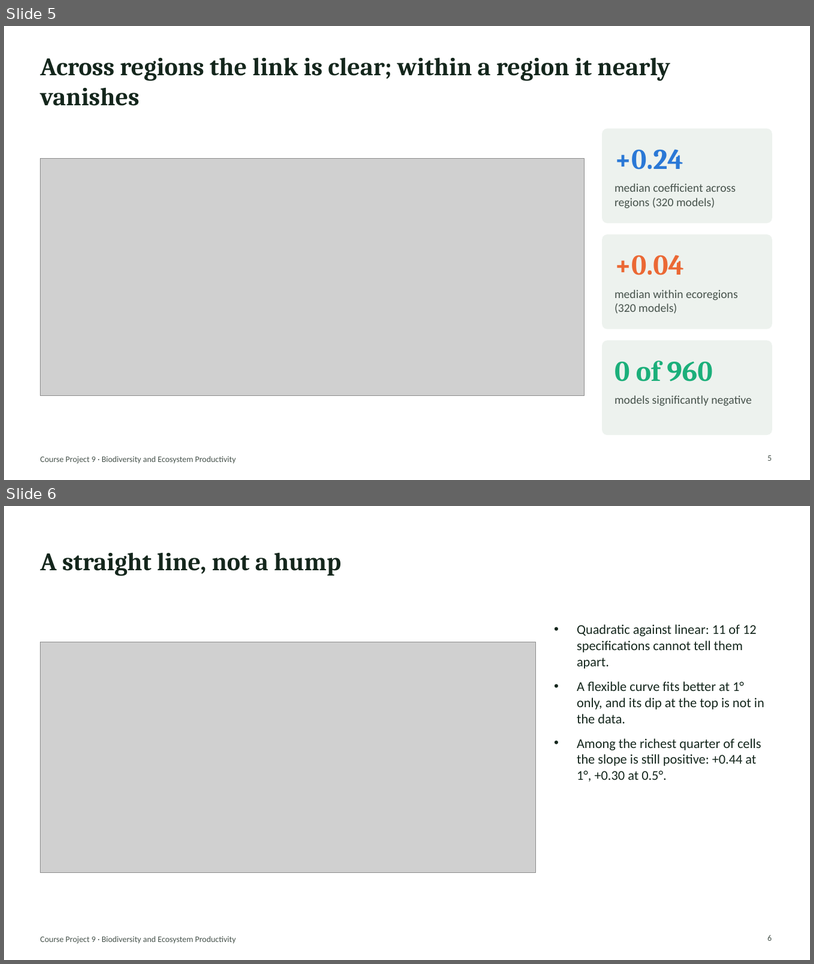
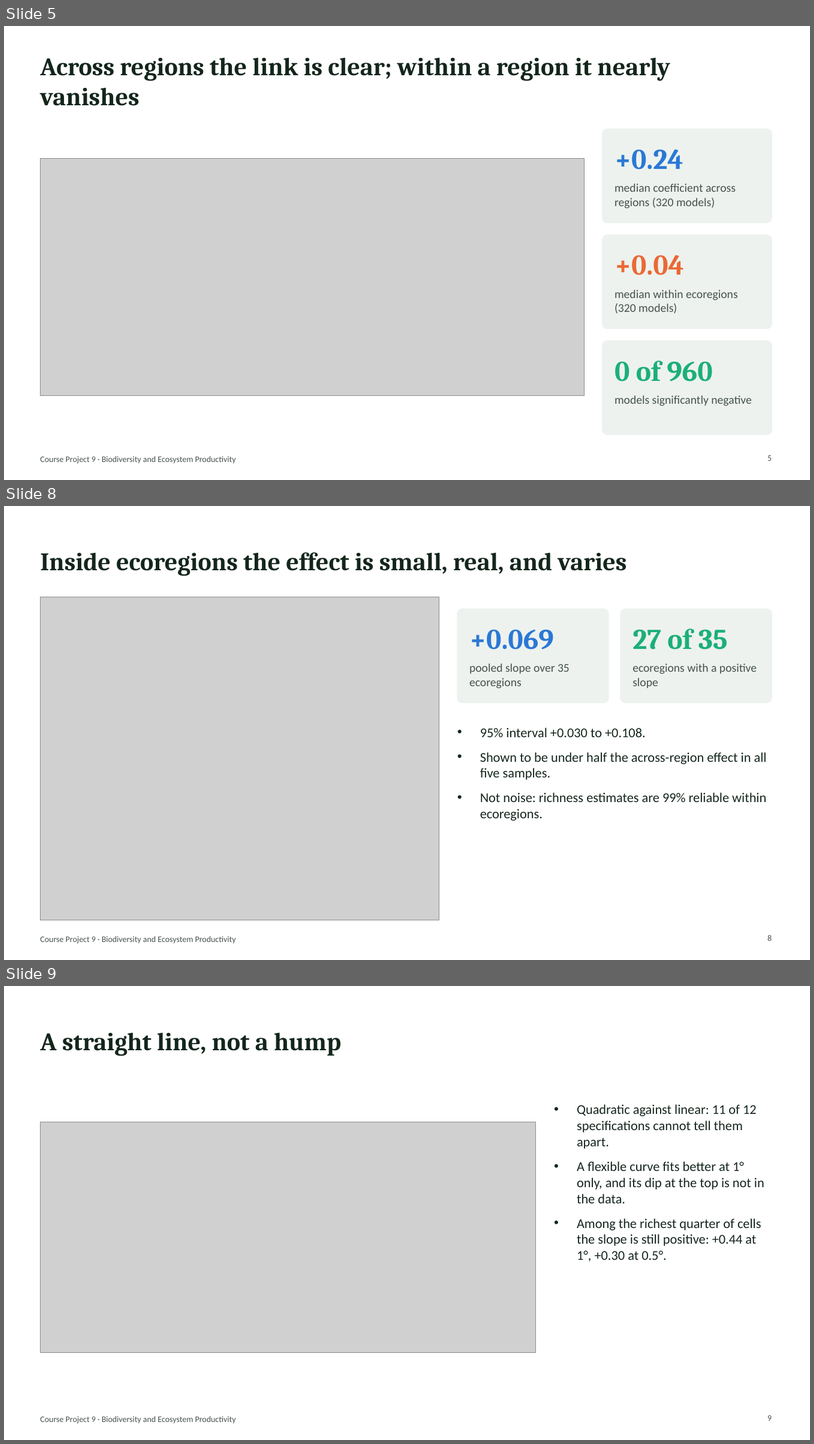
Before and after one commit to Devansh061105/Course-Project-EVST, a slide deck: presentation/Project9_Biodiversity_Productivity.pptx. Shown one above the other, each under a label of ours: slides 5 and 6 before the commit, slides 5, 8 and 9 after it; the slides between them are not shown. The pictures are 814x964 and 814x1444 pixels, drawn with LibreOffice and Linux fonts; fonts in the diff are those of the drawing; grey boxes stand for pictures. Boxes give left, top, right and bottom in pixels: in the first picture for what was removed or moved away, otherwise in the second. Text is boxed around its words. In the diff, an @@ line names an element or a change of style, - is before the commit and + after.

Commit message:
Add inference batch: flexible controls, measurement error, bounds, scale
Five analyses on the existing region and data (reproduce_all.py: 33 scripts,
68 checks; 21 unit tests):
- dml_flexible.py: double machine learning with spatially blocked
  cross-fitting. Flexible climate controls roughly halve the across-region
  coefficient (+0.29 to +0.17 at 1 degree, +0.18 to +0.07 at 0.5 degrees)
- measurement_error.py: bootstrap standard errors of rarefied richness;
  reliability 0.99 within ecoregions, slopes unchanged after correction
- within_effect_bounds.py: equivalence tests, power, slopes by ecoregion
  with random-effects meta-analysis and a random-slope mixed model
- scale_decomposition.py: band regression on Moran eigenvector maps and an
  effective-sample-size test of the correlation

docs/RESULTS_INFERENCE.md revises the headline; docs/PAPER_CLAIMS.md maps
each paper-level claim to its evidence, figure and caveat. Figures 18-21,
three new slides, README and landing page updated.

The study stays on one region: a second-region pull was started and removed
before any result existed.

```diff
--- a/presentation/Project9_Biodiversity_Productivity.pptx
+++ b/presentation/Project9_Biodiversity_Productivity.pptx
@@ slide 8 added at [4,506,810,960], background #FFFFFF; not listed: 1 template element that a slide beside it also shows @@
@@ title added at [40,552,627,576], 30 pt, text #14261C, bold @@
+Inside ecoregions the effect is small, real, and varies
@@ picture added at [40,597,440,921] @@
@@ rounded rectangle added at [458,609,609,703], fill #EDF2EE, outline #EDF2EE 1 pt @@
@@ rounded rectangle added at [621,609,772,703], fill #EDF2EE, outline #EDF2EE 1 pt @@
@@ text added at [470,630,554,649], 34 pt, text #2A78D6, bold @@
++0.069
@@ text added at [633,628,728,649], 34 pt, text #1BAF7A, bold @@
+27 of 35
@@ text added at [470,663,570,688], 14 pt, text #46524B @@
+pooled slope over 35 ecoregions
@@ text added at [633,663,757,688], 14 pt, text #46524B @@
+ecoregions with a positive slope
@@ text added at [480,727,767,820], 16 pt, text #14261C @@
+• 95% interval +0.030 to +0.108.
+• Shown to be under half the across-region effect in all five samples.
+• Not noise: richness estimates are 99% reliable within ecoregions.
@@ page number added at [768,934,772,940], 10 pt, text #46524B @@
+8
@@ what was slide 6 is now slide 9 @@
@@ page number at [768,1415,772,1420]: text changed @@
-6
+9
```
Also in this commit, not shown: 2 slides changed, 2 other slides added, 44 other files.
